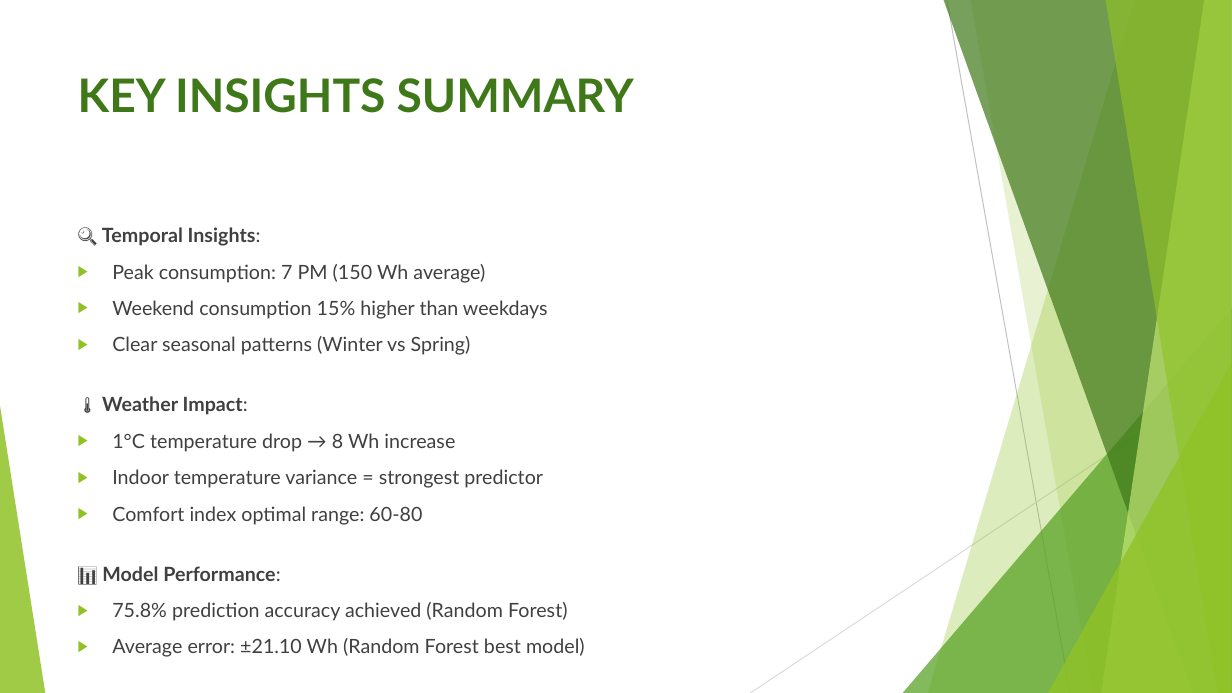
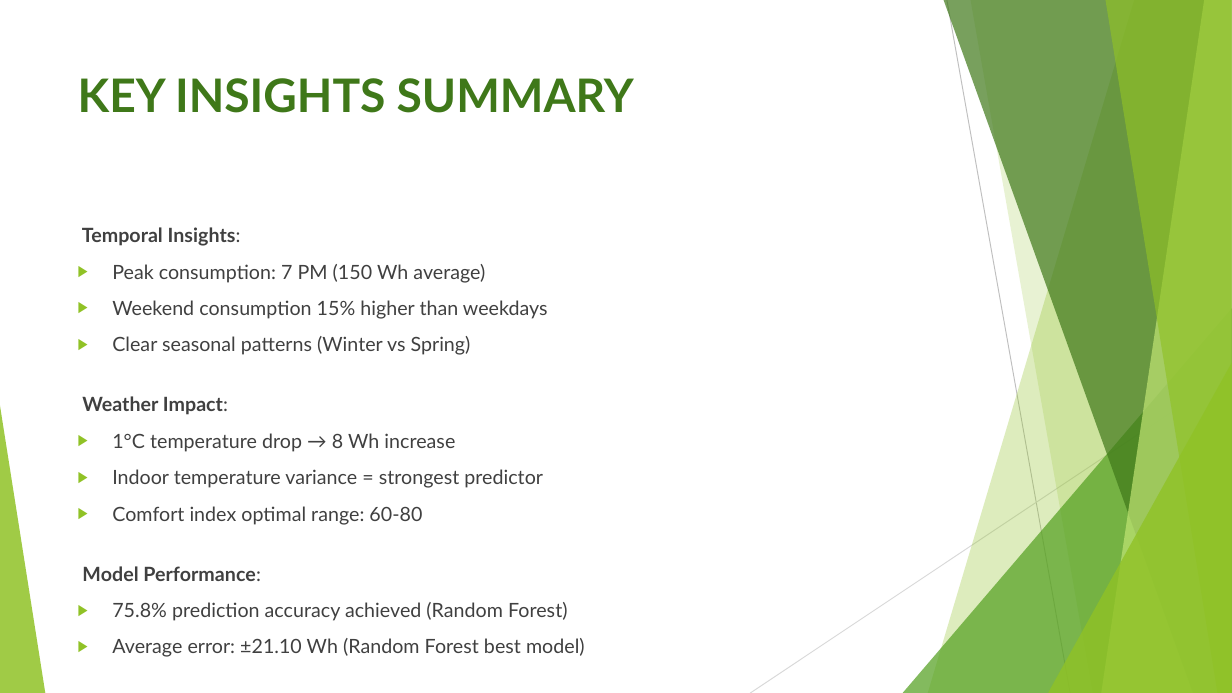
Before and after one commit to Esther-ingabire/EnergyCapstoneProject, a slide deck: slide 15 of Pro.pptx. Drawn at 1232x693 pixels with LibreOffice and Linux fonts; fonts in the diff are those of the drawing. Boxes give left, top, right and bottom in pixels: in the first picture for what was removed or moved away, otherwise in the second. Text is boxed around its words. In the diff, an @@ line names an element or a change of style, - is before the commit and + after.

```diff
--- a/Pro.pptx
+++ b/Pro.pptx
@@ text at (82, 227, 241, 246): text changed @@
-🔍 Temporal Insights:
+Temporal Insights:
@@ text at (82, 396, 228, 415): text changed @@
-🌡️ Weather Impact:
+Weather Impact:
@@ text at (82, 566, 261, 581): text changed @@
-📊 Model Performance:
+Model Performance:
```
Also in this commit, not shown: 6 other slides changed, 3 other files.
